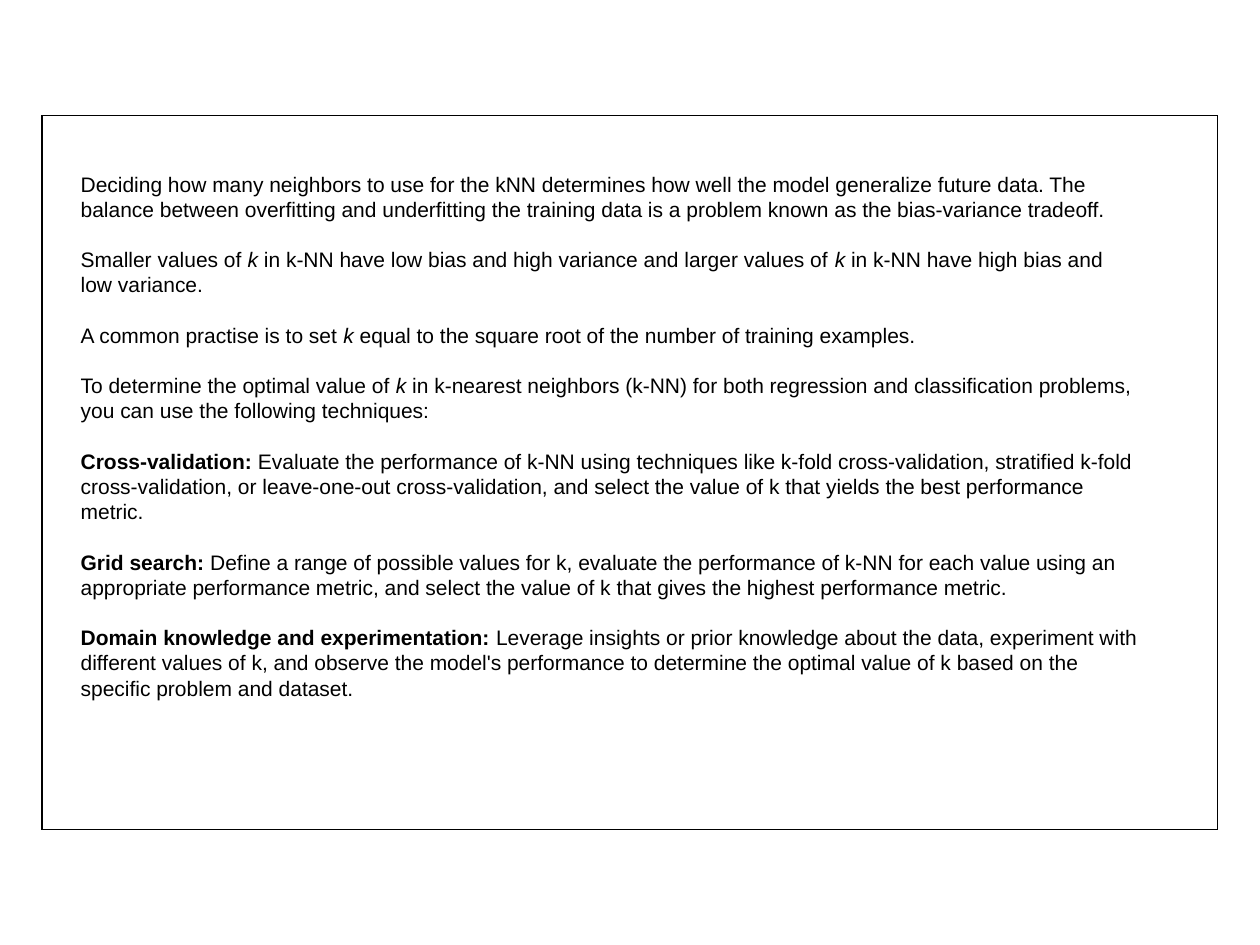
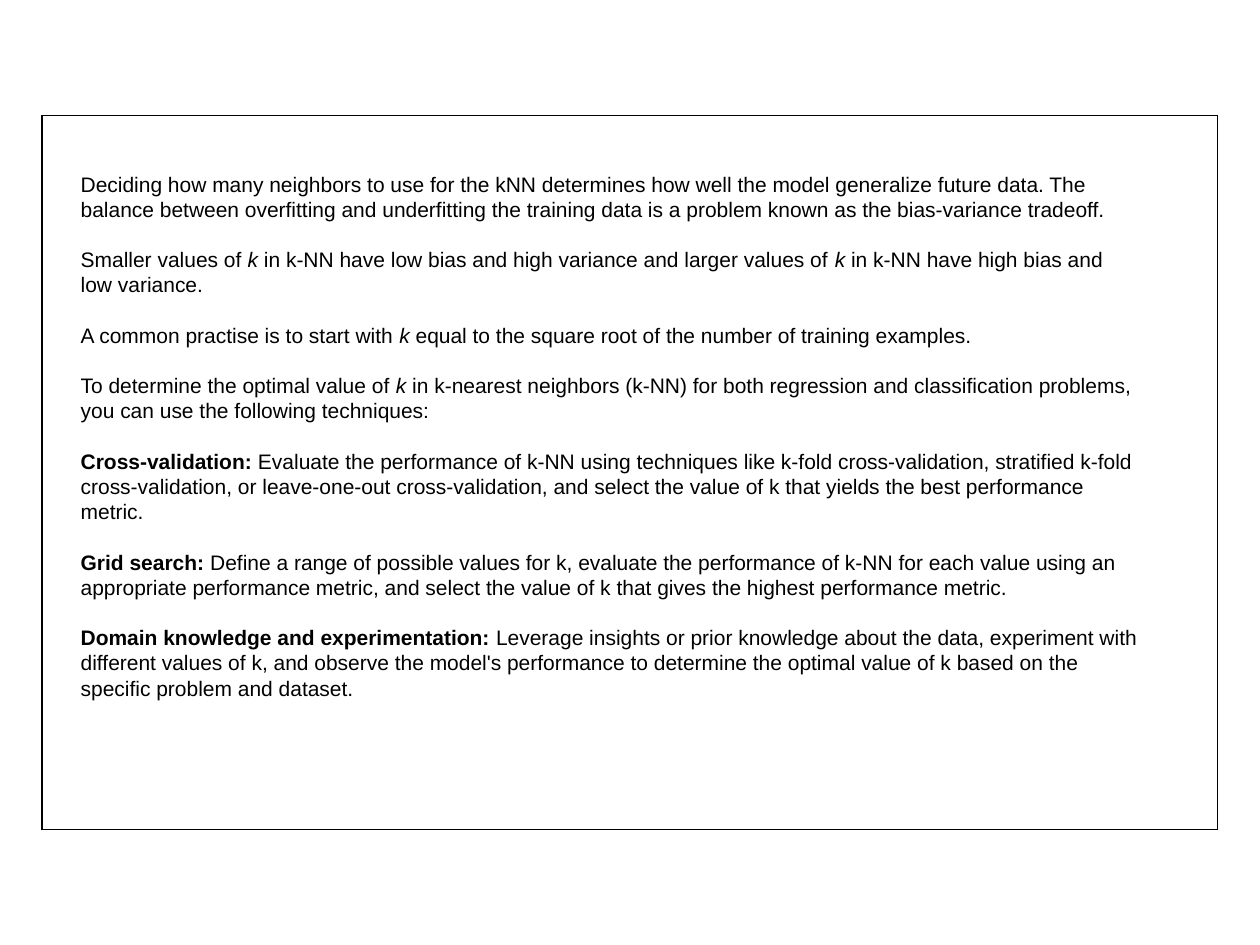
Before and after one commit to jjmartegarcia/machinelearning, a slide deck: slide 4 of excercises/K-nearestNeighbor/ML-KNN.pptx. Drawn at 1260x945 pixels with LibreOffice and Linux fonts; fonts in the diff are those of the drawing; background and template pictures are left out. Boxes give left, top, right and bottom in pixels: in the first picture for what was removed or moved away, otherwise in the second. Text is boxed around its words. In the diff, an @@ line names an element or a change of style, - is before the commit and + after.

```diff
--- a/excercises/K-nearestNeighbor/ML-KNN.pptx
+++ b/excercises/K-nearestNeighbor/ML-KNN.pptx
@@ text at (x1=81, y1=327, x2=972, y2=347): text changed @@
-A common practise is to set k equal to the square root of the number of training examples.
+A common practise is to start with k equal to the square root of the number of training examples.
```
Also in this commit, not shown: 1 other slide changed, 26 other files.
